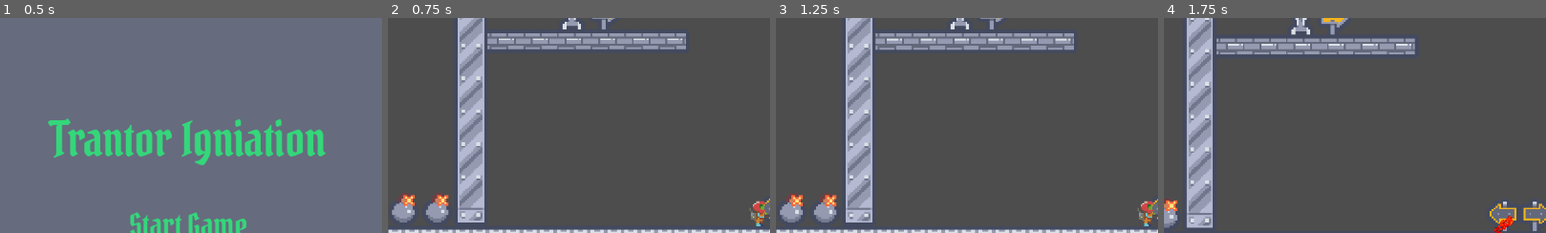
Above: before the commit, frames 1-4 (left to right).
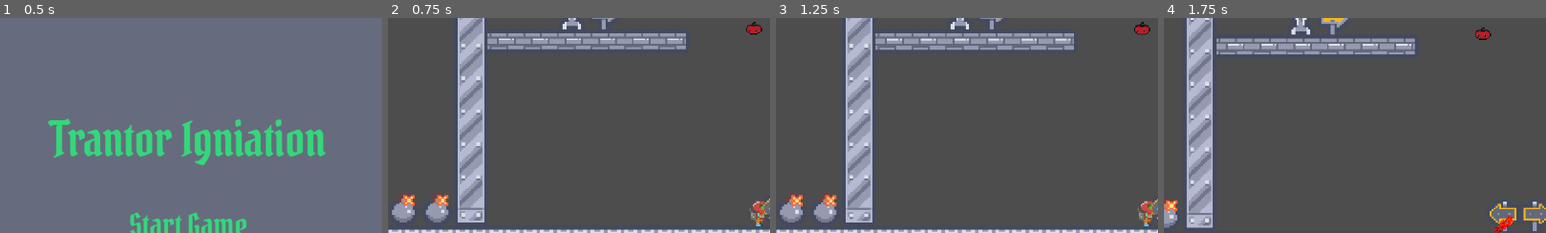
Above: after the commit, the same moments.

Repository: Kerwanc/TrantorIgniation
Game: Godot game, scene res://scenes/main_menu.tscn
Two runs of this game, one before a commit and one after it. Both use one fixed random seed, a clock stepped at 60 frames per second and the inputs below.
Inputs:
- Up to frame 1 (0.5 s): no input
- Up to frame 2 (0.75 s): click "Start Game" at 0.5 s
- Up to frame 3 (1.25 s): no input
- Up to frame 4 (1.75 s): tap Enter (ui_accept) at 1.25 s; hold Right (ui_right) from 1.28 s (still down); hold Enter (ui_accept) from 1.28 s (still down)
The pictures show only the part of the screen within x 1-51%, y 0-50%; the shares and areas given below are measured in that part.

Frame 1 is identical in both runs. In frame 2, 0.2% of the frame differs, in the area x 93-98%, y 1-8%; in frame 3, 0.2%; in frame 4, 0.2%, in the area x 81-86%, y 4-11%.

Commit message:
feat(game mecanics) adding game over and tomato power

Diff:
--- /dev/null
+++ b/scenes/game.gd
@@ -0,0 +1,19 @@
+extends Node2D
+
+@onready var menu_button = $GameOverLayer/MenuButton
+
+func _ready() -> void:
+	$GameOverLayer.visible = false
+	$Player.player_died.connect(_on_player_died)
+	menu_button.pressed.connect(_on_menu_button_pressed)
+
+	$tomato.get_node("AnimatedSprite2D").tomato_collected.connect(_on_tomato_collected)
+
+func _on_tomato_collected(tomato_node) -> void:
+	$Player.activate_tomato_power()
+
+func _on_player_died() -> void:
+	$GameOverLayer.visible = true
+
+func _on_menu_button_pressed() -> void:
+	get_tree().change_scene_to_file("res://scenes/main_menu.tscn")
--- a/scenes/game.tscn
+++ b/scenes/game.tscn
@@ -1,13 +1,64 @@
 [gd_scene format=3 uid="uid://bnxbvi8rf2gmg"]
 
 [ext_resource type="PackedScene" uid="uid://d1os6mj3sfvt" path="res://scenes/player.tscn" id="1_uwrxv"]
+[ext_resource type="Script" uid="uid://dy1cxd6yg4435" path="res://scenes/game.gd" id="1_yq8nm"]
 [ext_resource type="PackedScene" uid="uid://cn8wiigbbyo1h" path="res://firstFloor.tscn" id="3_lbhrr"]
+[ext_resource type="FontFile" uid="uid://b2krdh840t31a" path="res://assets/Fonts/Pirata_One/PirataOne-Regular.ttf" id="4_lbhrr"]
+[ext_resource type="PackedScene" uid="uid://de2e2xch0yrh5" path="res://scenes/tomato.tscn" id="5_iywne"]
 
 [node name="Game" type="Node2D" unique_id=2020110931]
 position = Vector2(1, 0)
+script = ExtResource("1_yq8nm")
 
 [node name="Node2D" parent="." unique_id=831772309 instance=ExtResource("3_lbhrr")]
 position = Vector2(-11, -85)
 
 [node name="Player" parent="." unique_id=1328390747 instance=ExtResource("1_uwrxv")]
 position = Vector2(-6, 211)
+
+[node name="GameOverLayer" type="CanvasLayer" parent="." unique_id=1445349713]
+
+[node name="BlackOverlay" type="ColorRect" parent="GameOverLayer" unique_id=43285645]
+anchors_preset = 15
+anchor_right = 1.0
+anchor_bottom = 1.0
+grow_horizontal = 2
+grow_vertical = 2
+color = Color(0, 0, 0, 0.8)
+
+[node name="GameOverLabel" type="Label" parent="GameOverLayer" unique_id=646414162]
+anchors_preset = 8
+anchor_left = 0.5
+anchor_top = 0.5
+anchor_right = 0.5
+anchor_bottom = 0.5
+offset_left = -100.0
+offset_top = -100.0
+offset_right = 100.0
+offset_bottom = -50.0
+grow_horizontal = 2
+grow_vertical = 2
+theme_override_colors/font_color = Color(1, 1, 1, 1)
+theme_override_fonts/font = ExtResource("4_lbhrr")
+theme_override_font_sizes/font_size = 48
+text = "GAME OVER"
+horizontal_alignment = 1
+vertical_alignment = 1
+
+[node name="MenuButton" type="Button" parent="GameOverLayer" unique_id=1494841315]
+anchors_preset = 8
+anchor_left = 0.5
+anchor_top = 0.5
+anchor_right = 0.5
+anchor_bottom = 0.5
+offset_left = -75.0
+offset_top = 20.0
+offset_right = 75.0
+offset_bottom = 70.0
+grow_horizontal = 2
+grow_vertical = 2
+theme_override_font_sizes/font_size = 24
+text = "Back to Menu"
+
+[node name="tomato" parent="." unique_id=2130285749 instance=ExtResource("5_iywne")]
+position = Vector2(-9, 88)
--- a/scenes/player.gd
+++ b/scenes/player.gd
@@ -14,18 +14,35 @@
 var jump_used = false
 
 signal player_died
-var dead = false
+var dying = false
 var death_animation_finished = false
+var has_tomato_power = false
 
 func _ready() -> void:
 	$AnimatedSprite2D.animation_finished.connect(_on_animation_finished)
 
 func die():
-	if not dead:
-		dead = true
+	if not dying:
+		dying = true
 		set_physics_process(false)
 		$death.emitting = true;
 		$AnimatedSprite2D.play("death")
+
+func activate_tomato_power() -> void:
+	var direction := Input.get_axis("ui_left", "ui_right")
+	if not has_tomato_power:
+		has_tomato_power = true
+		$GPUParticles2D.emitting = false
+		if direction < 0:
+			$TomatoParticles.rotation_degrees = -45
+			$TomatoParticles.position.x = 4
+		if velocity.y < 0 :
+			$TomatoParticles.emitting = true
+		$TomatoPowerTimer.start(10.0)
+
+func _on_tomato_power_timer_timeout() -> void:
+	has_tomato_power = false
+	$TomatoParticles.emitting = false
 
 func _on_animation_finished():
 	if $AnimatedSprite2D.animation == "death":
@@ -80,7 +97,7 @@
 		velocity.x = move_toward(velocity.x, 0, SPEED)
 
 func manage_particules_orientation(direction) -> void:
-	var particles = $GPUParticles2D
+	var particles = $TomatoParticles if has_tomato_power else $GPUParticles2D
 	if direction > 0:
 		particles.rotation_degrees = 45
 		particles.position.x = -4
@@ -91,9 +108,9 @@
 		particles.rotation_degrees = 0
 
 func proccess_animation() -> void :
-	if dead:
+	if dying:
 		return
-
+	var particles = $TomatoParticles if has_tomato_power else $GPUParticles2D
 	var direction := Input.get_axis("ui_left", "ui_right")
 	manage_particules_orientation(direction)
 	if direction :
@@ -105,10 +122,10 @@
 			$AnimatedSprite2D.play("idle")
 	if velocity.y < 0 :
 		$AnimatedSprite2D.play("flying")
-		$GPUParticles2D.emitting = true
+		particles.emitting = true
 	if velocity.y > 0 :
 		$AnimatedSprite2D.play("falling")
-		$GPUParticles2D.emitting = false
+		particles.emitting = false
 
 func handle_tiles() -> void :
 	var collision = get_last_slide_collision()
@@ -117,10 +134,17 @@
 	var normal = collision.get_normal()
 	print(normal)
 
+func handle_flight(delta: float) :
+	if Input.is_action_pressed("ui_accept") :
+		velocity.y = MIN_JUMP_POWER
+
 func _physics_process(delta: float) -> void:
 	handle_gravity(delta)
-	handle_jump(delta)
+	if has_tomato_power :
+		handle_flight(delta)
+	else :
+		handle_jump(delta)
+		handle_shake(delta)
 	update_velocity()
-	handle_shake(delta)
 	proccess_animation()
 	move_and_slide()
--- a/scenes/player.tscn
+++ b/scenes/player.tscn
@@ -259,3 +259,19 @@
 explosiveness = 1.0
 collision_base_size = 47.86
 process_material = SubResource("ParticleProcessMaterial_a8ls1")
+
+[node name="TomatoParticles" type="GPUParticles2D" parent="."]
+position = Vector2(-4, -4)
+emitting = false
+amount = 1000
+lifetime = 0.5
+preprocess = 1.0
+collision_base_size = 0.0
+trail_lifetime = 0.5
+process_material = SubResource("ParticleProcessMaterial_tuyoq")
+modulate = Color(1, 0.2, 0.2, 1)
+
+[node name="TomatoPowerTimer" type="Timer" parent="."]
+one_shot = true
+
+[connection signal="timeout" from="TomatoPowerTimer" to="." method="_on_tomato_power_timer_timeout"]
--- a/script/tomato.gd
+++ b/script/tomato.gd
@@ -1,8 +1,11 @@
 extends AnimatedSprite2D
+
+signal tomato_collected(tomato)
 
 var alive = true
 
 func _on_tomato_body_entered(body: Node2D) -> void:
-	if alive == true:
+	if alive:
 		alive = false
+		tomato_collected.emit(self)
 		$".".play("death")
Not shown, added: scenes/game.gd.uid
